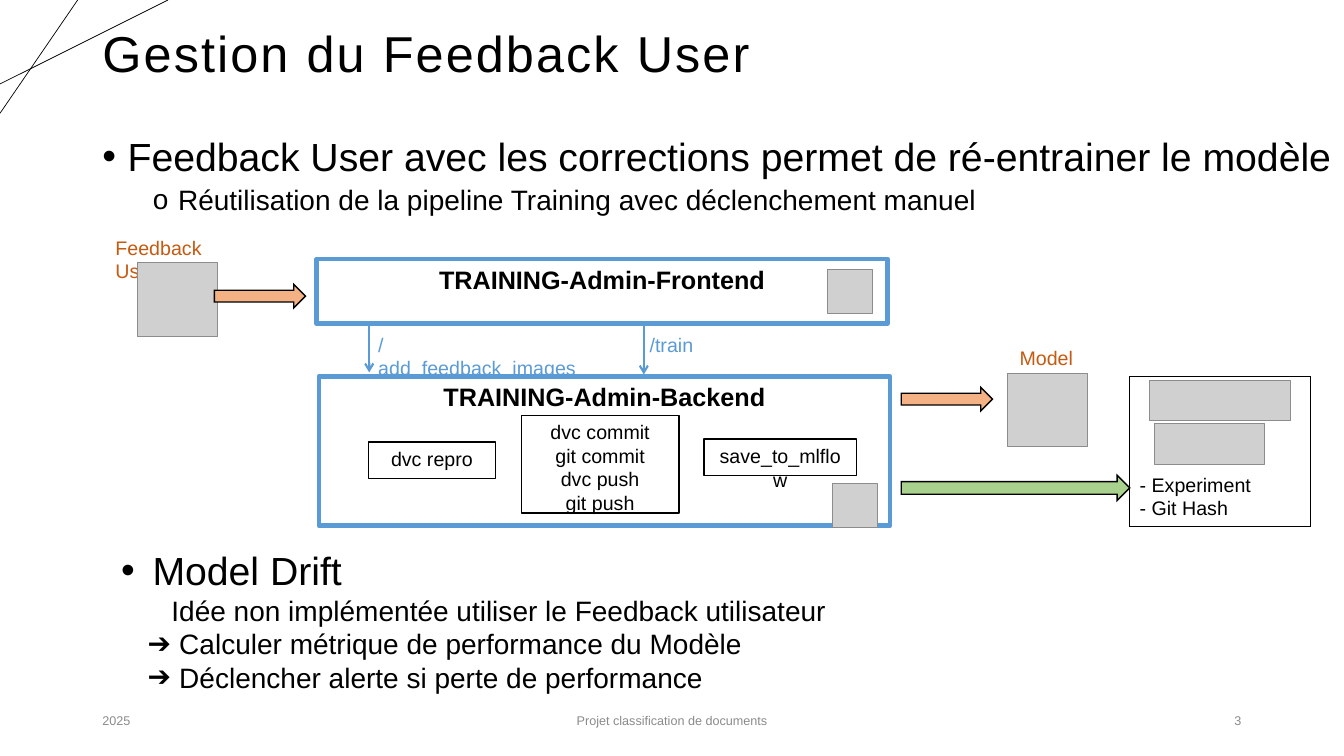
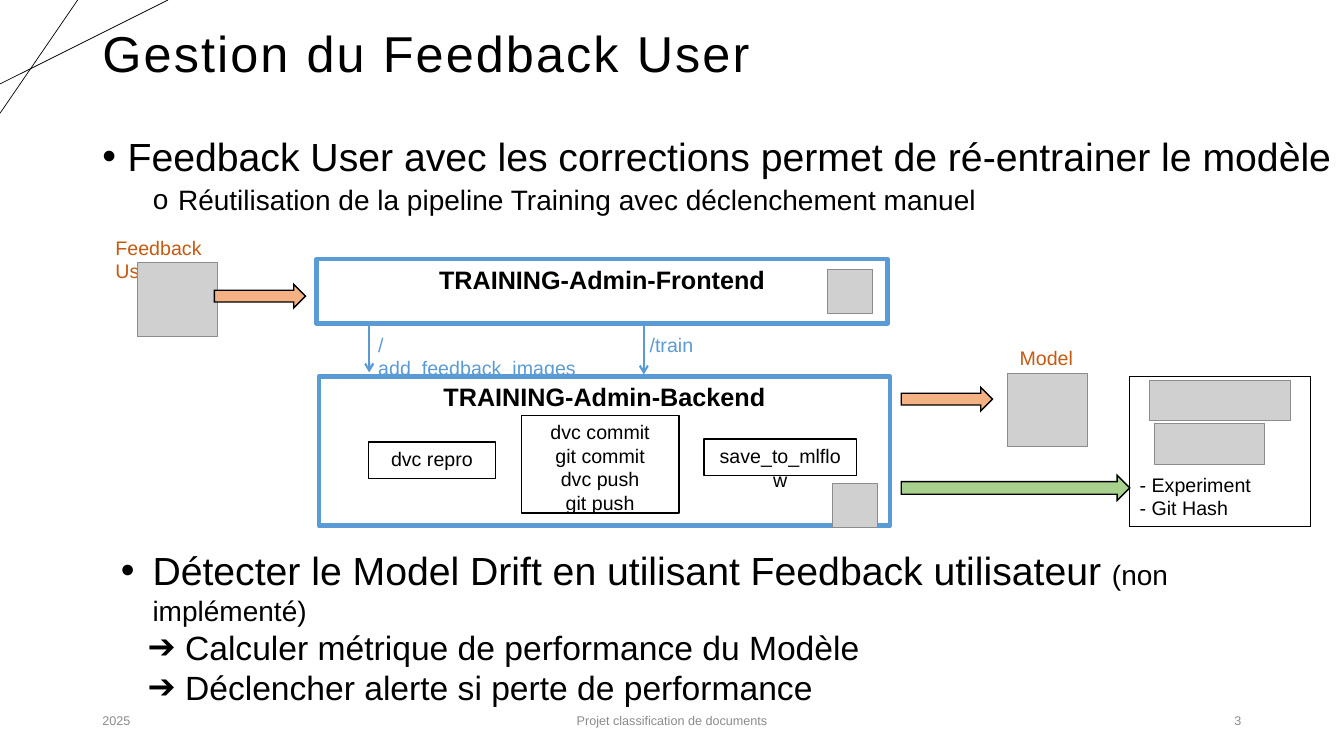
Before and after one commit to karned-formation/SEP24-MLOPS-SAKE, a slide deck: slide 3 of report/Projet_classification_MLOps_Partie3_Aymen.pptx. Drawn at 1344x756 pixels with LibreOffice and Linux fonts; fonts in the diff are those of the drawing; grey boxes stand for pictures. Boxes give left, top, right and bottom in pixels: in the first picture for what was removed or moved away, otherwise in the second. Text is boxed around its words. In the diff, an @@ line names an element or a change of style, - is before the commit and + after.

```diff
--- a/report/Projet_classification_MLOps_Partie3_Aymen.pptx
+++ b/report/Projet_classification_MLOps_Partie3_Aymen.pptx
@@ text at (x1=153, y1=556, x2=1168, y2=626): text changed; size 20 to 28 pt @@
-• Model Drift
-  Idée non implémentée utiliser le Feedback utilisateur
+• Détecter le Model Drift en utilisant Feedback utilisateur (non implémenté)
@@ text at (x1=185, y1=635, x2=859, y2=707): size 20 to 24 pt in "Calculer métrique de performance du Modèle", "Déclencher alerte si perte de performance" @@
```
Also in this commit, not shown: 1 other slide changed, 1 other file.
